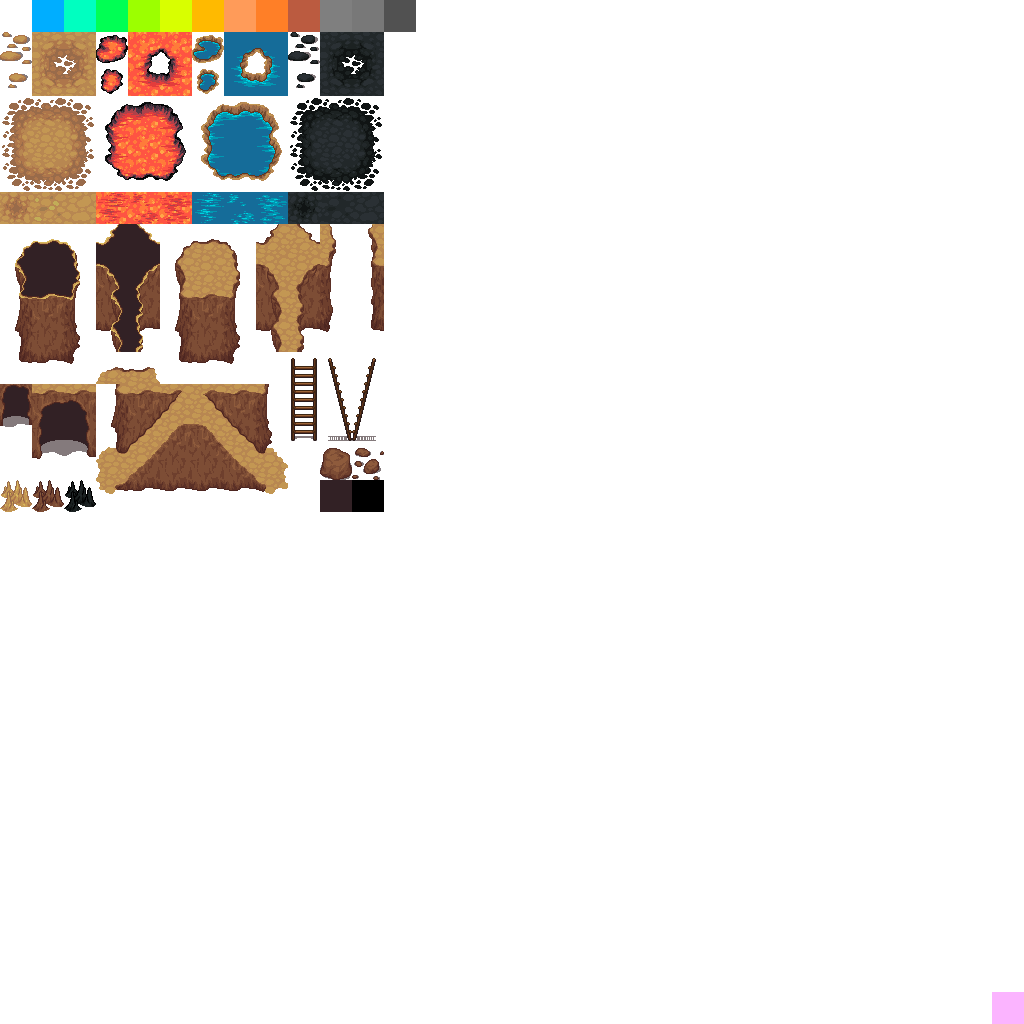
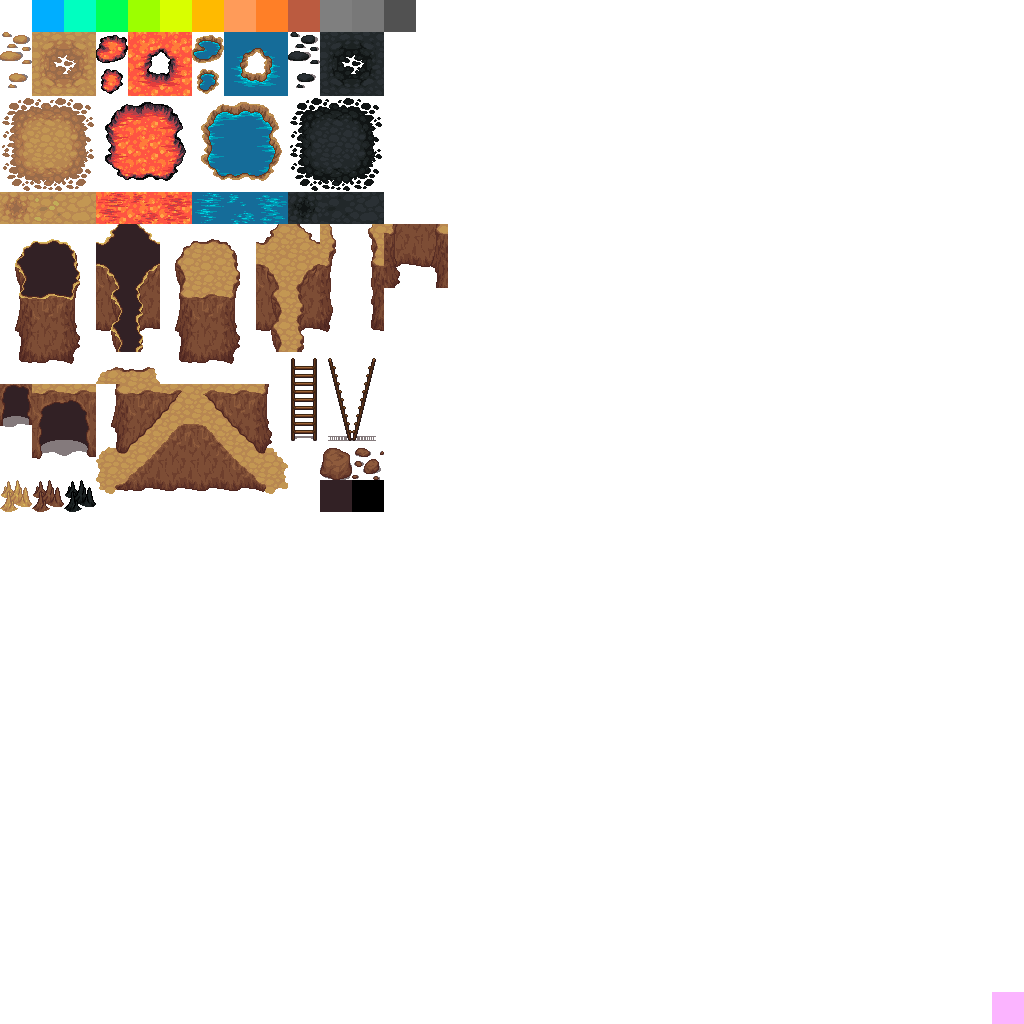
Layer changes from the first 1024 x 1024 image to the second:
added layer "Mountains4" above "Mountains3" over [384,224,448,288]
added layer "Mountains3" above "Mountins3" over [384,224,448,288]
added layer "Mountins3" above "Muontains2" over [384,224,448,288]
added layer "Muontains2" above "dirt.png" over [384,224,448,288]
painted on "Layer 1" over [384,224,448,288]
